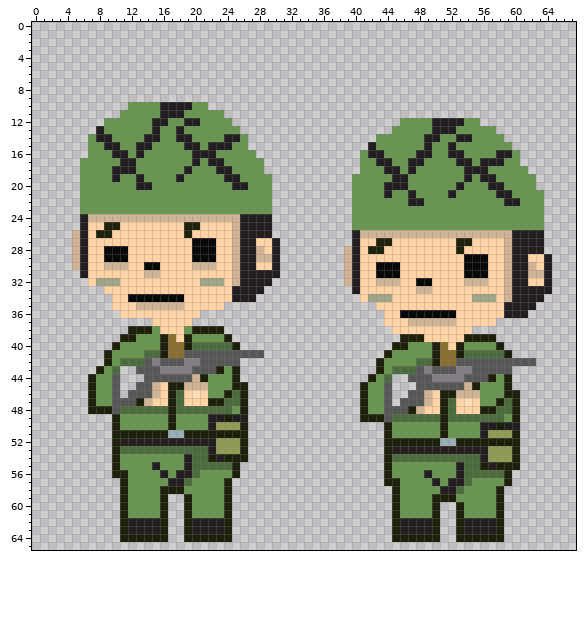
File history of a sprite sheet, src/assets/SpritePnjmarchand.png. That is the earlier state.
The file is 68x66 pixels. Colours within 5 levels of each other are drawn and written as one.
New version:
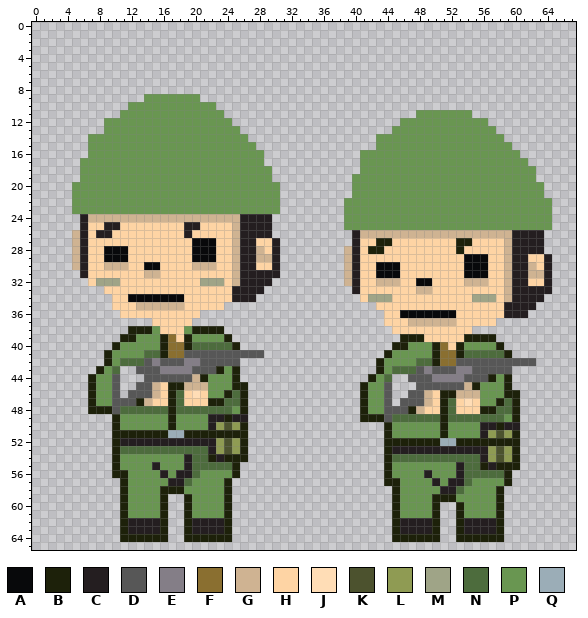
Palette (. is transparent): A #08090b  B #1d210a  C #241e20  D #575757  E #847e87  F #8a6f30  G #cfb392  H #fed4a4  J #ffddb6  K #4c522e  L #8f9b53  M #9fa487  N #4d6c3d  P #699651  Q #9badb7
Edits made:
@@ x 0..67 @@
  8 ....................................................................
- 9 ....................................................................
-10 ............PPPPCCCCPP..............................................
-11 ...........PPPPPCCCPPPPP............................................
-12 .........PPPPPPCCPPCCPPPP.....................PPPPCCCCPP............
-13 ........CPPPPPPCPPCPPPPPPP...................PPPPPCCCPPPPP..........
-14 .......PCCPPPPCCPPCCPPPPCCP................PPPPPPCCPPCCPPPP.........
-15 .......PPCCPPCCPPPPCCPCCCPP...............CPPPPPPCPPCPPPPPPP........
-16 .......PPPCCPCPPPPPPCCCPPPPP.............PCCPPPPCCPPCCPPPPCCP.......
-17 ......PPPPPCCPPPPPPPCPCCPPPPP............PPCCPPCCPPPPCCPCCCPP.......
-18 ......PPPPCCCPPPPPPCPPPCCPPPP............PPPCCPCPPPPPPCCCPPPPP......
-19 ......PPPPCPPCPPPPCPPPPPCCPPPP..........PPPPPCCPPPPPPPCPCCPPPPP.....
-20 ......PPPPPPPCCPPPPPPPPPPCCPPP..........PPPPCCCPPPPPPCPPPCCPPPP.....
-21 ......PPPPPPPPPPPPPPPPPPPPPPPP..........PPPPCPPCPPPPCPPPPPCCPPPP....
-22 ......PPPPPPPPPPPPPPPPPPPPPPPP..........PPPPPPPCCPPPPPPPPPPCCPPP....
-23 ......PPPPPPPPPPPPPPPPPPPPPPPP..........PPPPPPPPPPPPPPPPPPPPPPPP....
-24 ......CGGGGGGGGGGGGGGGGGGGCCCC..........PPPPPPPPPPPPPPPPPPPPPPPP....
-25 ......CHHBBHHHHHHHHBBHHHHGCCCC..........PPPPPPPPPPPPPPPPPPPPPPPP....
-26 .....GCHBBHHHHHHHHHBHHHHHGCCCC..........CGGGGGGGGGGGGGGGGGGGCCCC....
+ 9 ..............PPPPPPP...............................................
+10 ............PPPPPPPPPPP.............................................
+11 ...........PPPPPPPPPPPPP........................PPPPPPP.............
+12 .........PPPPPPPPPPPPPPPP.....................PPPPPPPPPPP...........
+13 .........PPPPPPPPPPPPPPPPP...................PPPPPPPPPPPPP..........
+14 .......PPPPPPPPPPPPPPPPPPPP................PPPPPPPPPPPPPPPP.........
+15 .......PPPPPPPPPPPPPPPPPPPPP...............PPPPPPPPPPPPPPPPP........
+16 .......PPPPPPPPPPPPPPPPPPPPPP............PPPPPPPPPPPPPPPPPPPP.......
+17 ......PPPPPPPPPPPPPPPPPPPPPPP............PPPPPPPPPPPPPPPPPPPPP......
+18 ......PPPPPPPPPPPPPPPPPPPPPPPP...........PPPPPPPPPPPPPPPPPPPPPP.....
+19 ......PPPPPPPPPPPPPPPPPPPPPPPP..........PPPPPPPPPPPPPPPPPPPPPPP.....
+20 .....PPPPPPPPPPPPPPPPPPPPPPPPPP.........PPPPPPPPPPPPPPPPPPPPPPPP....
+21 .....PPPPPPPPPPPPPPPPPPPPPPPPPP.........PPPPPPPPPPPPPPPPPPPPPPPP....
+22 .....PPPPPPPPPPPPPPPPPPPPPPPPPP........PPPPPPPPPPPPPPPPPPPPPPPPPP...
+23 .....PPPPPPPPPPPPPPPPPPPPPPPPPP........PPPPPPPPPPPPPPPPPPPPPPPPPP...
+24 ......CGGGGGGGGGGGGGGGGGGGCCCC.........PPPPPPPPPPPPPPPPPPPPPPPPPP...
+25 ......CHHCCHHHHHHHHCCHHHHGCCCC.........PPPPPPPPPPPPPPPPPPPPPPPPPP...
+26 .....GCHCCHHHHHHHHHCHHHHHGCCCC..........CGGGGGGGGGGGGGGGGGGGCCCC....
 27 .....GCHHHHHHHHHHHHHAAAHHGCCHHC.........CHHBBHHHHHHHHBBHHHHGCCCC....
@@ x 22..60 @@
 49 CCBCC..............BBBDNNNNNNBNNNNNNNPB
-50 CLLLB.................BPPPPPPBPPPPCCBCC
-51 BBBBB.................BPPPPPPBPPPPCLLLB
-52 CLLLB.................BBBBBBBQQBBBBBBBB
-53 CLLLB.................BCCCCCCCCCCCCLLLB
-54 BCBBB.................BNNNNNNNNNNNCLLLB
+50 CLKLB.................BPPPPPPBPPPPCCBCC
+51 BBBBB.................BPPPPPPBPPPPCLKLB
+52 CLKLB.................BBBBBBBQQBBBBBBBB
+53 CLKLB.................BCCCCCCCCCCCCLKLB
+54 BCBBB.................BNNNNNNNNNNNCLKLB
 55 NNNB..................BPPPPPPPPCNNBCBBB
